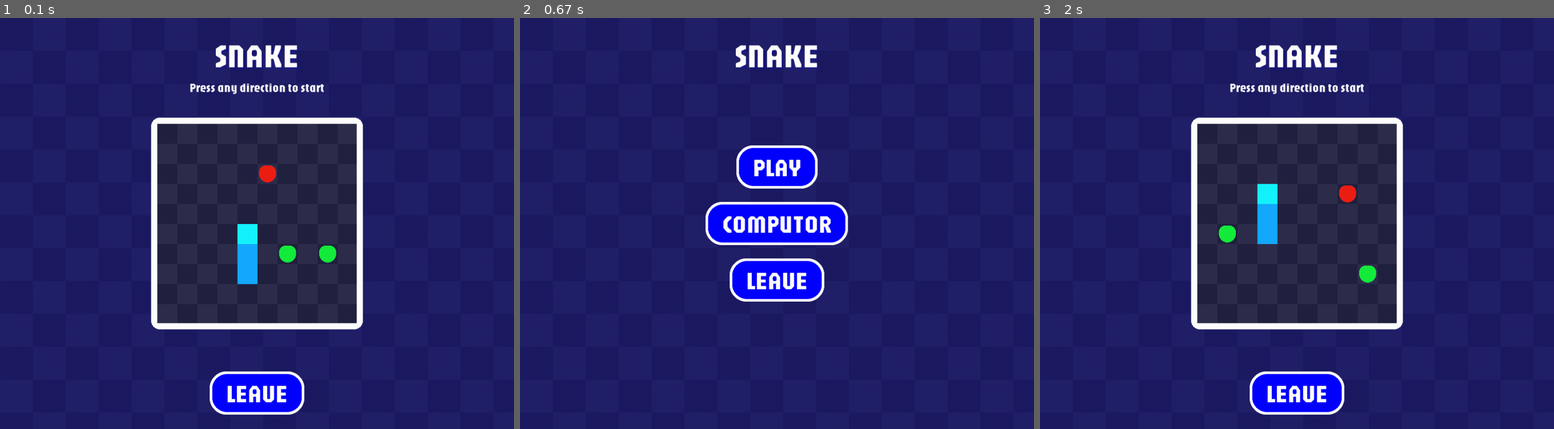
Above: before the commit, frames 1-3 (left to right).
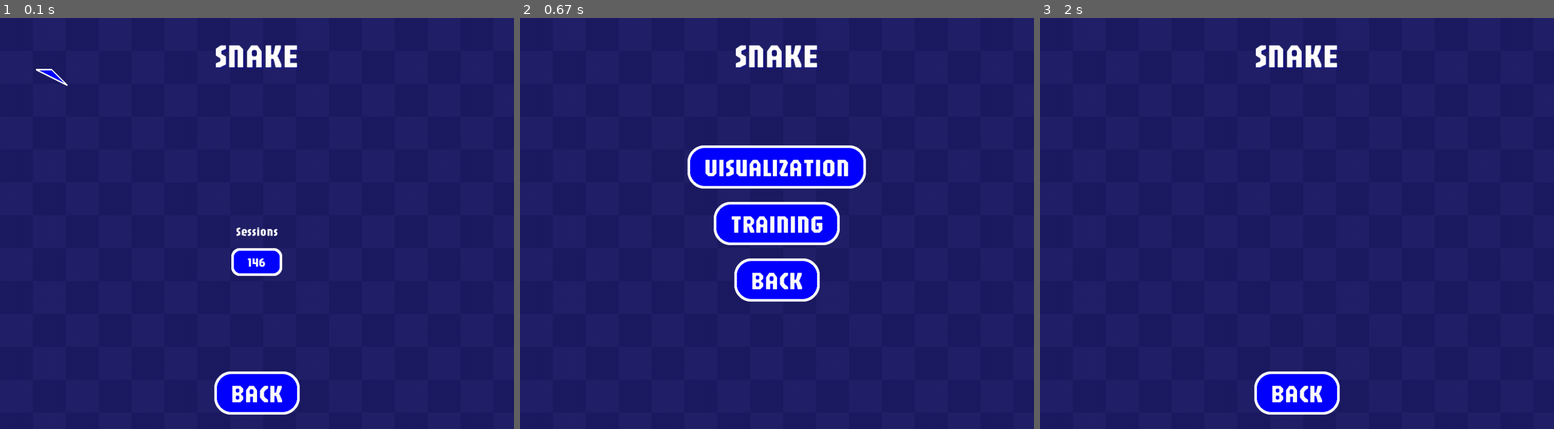
Above: after the commit, the same moments.

Repository: DevJ2K/snakeAI
Game: pygame game, started from srcs/Window.py
Same seed, same stepped clock (60 frames per second), same inputs: the game is played once before the commit and once after it.
Inputs (mouse positions are in pixels of both pictures, inside the frame that each line leads up to):
- Up to frame 1 (0.1 s): no input
- Up to frame 2 (0.67 s): click (777, 392) at 0.38 s, where only the run after the commit has a clickable "BACK"
- Up to frame 3 (2 s): click (1297, 165) at 0.88 s, where only the run after the commit has a clickable "VISUALIZATION"

The runs differ from the first frame. In frame 1, 18% of the frame differs, in the area x 7-71%, y 12-97%; in frame 2, 4.3%; in frame 3, 18%.

Commit message:
💭 : Disable hover without func and moving function...

Diff:
--- a/srcs/Window.py
+++ b/srcs/Window.py
@@ -8,7 +8,6 @@
 # print(sys.path)
 
 from srcs.Snake import Snake
-from utils import my_cursors
 import window.window_menu as win_screen
 import window.window_utils as win_utils
 
@@ -41,7 +40,7 @@
         self.last_tick = 0
         self.theme = theme.get()
 
-        self.menu = "GAME_INTERFACE"
+        self.menu = "COMPUTOR_TRAINING_SETTINGS"
 
         self.snake = Snake(size=10, snake_length=3)
         self.max_len = self.snake.max_snake_length
@@ -145,67 +144,13 @@
 
             if self.menu == "GAME_INTERFACE":
                 self.handle_gameloop()
-            self.update_button(pygame.mouse.get_pos(), onclick)
+            win_utils.update_button(self, pygame.mouse.get_pos(), onclick)
 
             pygame.display.flip()
             self.clock.tick(self.FPS)
 
     def exit_window(self):
         self.run = False
-
-    def update_button(self, pos: tuple[int, int], onclick: bool = False):
-        # {
-        #     "text": text,
-        #     "x": x,
-        #     "y": y,
-        #     "color": color,
-        #     "bg_color": bg_color,
-        #     "stroke": stroke,
-        #     "hitbox": button_hitbox,
-        #     "func": func
-        # }
-        # test: pygame.Rect = draw_bordered_rounded_rect()
-        final_hover = False
-        for button in self.buttons:
-            hover = False
-            if button['hitbox'].collidepoint(pos):
-                cursor_color = self.canvas.get_at(pygame.mouse.get_pos())
-                color_list = [
-                    pygame.Color(self.theme['bg1']),
-                    pygame.Color(self.theme['bg2'])
-                ]
-                if cursor_color not in color_list:
-                    # print(f"Collisions with {button['text']}")
-                    hover = True
-                    final_hover = True
-                    if onclick:
-                        if button['func_params']:
-                            button['func'](button['func_params'])
-                        else:
-                            button['func']()
-
-            win_utils.add_button(
-                window,
-                button['text'],
-                button['x'],
-                button['y'],
-                button['font'],
-                button['color'],
-                button['bg_default'],
-                button['bg_hover'],
-                button['stroke'],
-                button['border_radius'],
-                button['func'],
-                button['func_params'],
-                hover,
-                False,
-            )
-        if final_hover:
-            # pygame.mouse.set_cursor(pygame.cursors.tri_left)
-            hover_cursor = pygame.cursors.compile(my_cursors.hover_strings)
-            pygame.mouse.set_cursor((24, 16), (0, 0), *hover_cursor)
-        else:
-            pygame.mouse.set_cursor(pygame.cursors.arrow)
 
     def create_background(self, pattern_size: int = 24):
         pattern_bool = 0
--- a/srcs/window/window_menu.py
+++ b/srcs/window/window_menu.py
@@ -159,7 +159,7 @@
         text="146",
         bg_default=window.theme['btn'],
         bg_hover=window.theme['btn-hover'],
-        func=print,
+        func=None,
         func_params="Session number",
         font=window.fontText,
         border_radius=16
--- a/srcs/window/window_utils.py
+++ b/srcs/window/window_utils.py
@@ -1,7 +1,53 @@
 # from Window import Window
+from utils import my_cursors
 from utils.pygame_utils import draw_bordered_rounded_rect
+# import window.window_utils as win_utils
 import pygame
 import os
+
+
+def update_button(window, pos: tuple[int, int], onclick: bool = False):
+    final_hover = False
+    for button in window.buttons:
+        hover = False
+        if button['hitbox'].collidepoint(pos) and button['func']:
+            cursor_color = window.canvas.get_at(pygame.mouse.get_pos())
+            color_list = [
+                pygame.Color(window.theme['bg1']),
+                pygame.Color(window.theme['bg2'])
+            ]
+            if cursor_color not in color_list:
+                # print(f"Collisions with {button['text']}")
+                hover = True
+                final_hover = True
+                if onclick:
+                    if button['func_params']:
+                        button['func'](button['func_params'])
+                    else:
+                        button['func']()
+
+        add_button(
+            window,
+            button['text'],
+            button['x'],
+            button['y'],
+            button['font'],
+            button['color'],
+            button['bg_default'],
+            button['bg_hover'],
+            button['stroke'],
+            button['border_radius'],
+            button['func'],
+            button['func_params'],
+            hover,
+            False,
+        )
+    if final_hover:
+        # pygame.mouse.set_cursor(pygame.cursors.tri_left)
+        hover_cursor = pygame.cursors.compile(my_cursors.hover_strings)
+        pygame.mouse.set_cursor((24, 16), (0, 0), *hover_cursor)
+    else:
+        pygame.mouse.set_cursor(pygame.cursors.arrow)
 
 
 def add_button(
@@ -30,6 +76,8 @@
     x_coord = x
     y_coord = y
 
+    if func is None:
+        hover = False
     bg_color = bg_hover if hover is True else bg_default
     text_rect = text_render.get_rect()
     if x is None and y is None:
